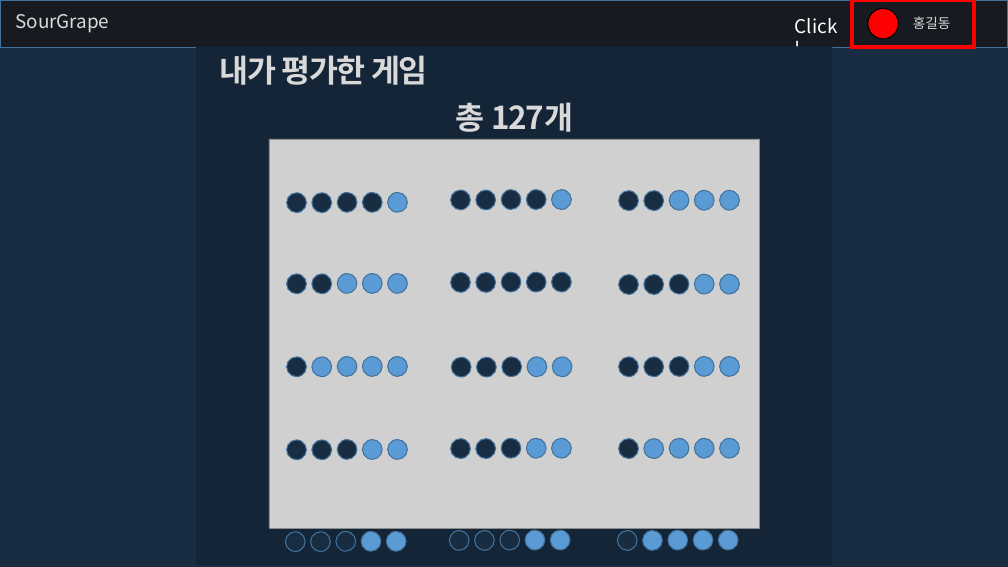
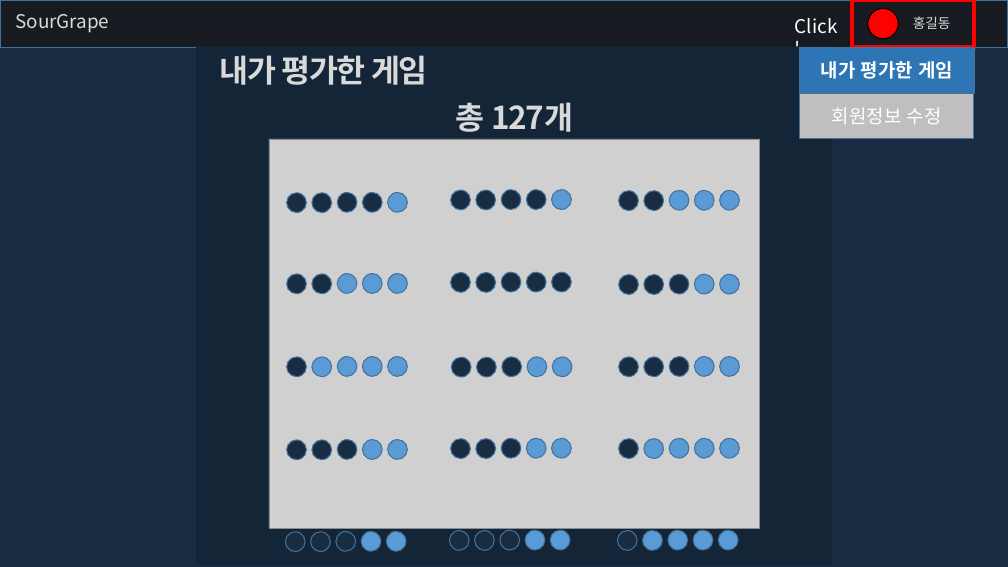
Before and after one commit to grapgrap/SourGrape, a slide deck: slide 5 of !Document/개발자료/Design/UI.pptx. Drawn at 1008x567 pixels with LibreOffice and Linux fonts; fonts in the diff are those of the drawing; grey boxes stand for pictures. Boxes give left, top, right and bottom in pixels: in the first picture for what was removed or moved away, otherwise in the second. Text is boxed around its words. In the diff, an @@ line names an element or a change of style, - is before the commit and + after.

Commit message:
UI 수정 및 추가
1. 5번 UI 마이페이지 접속시, 내가 평
가한 게임과 회원 정보 수정 2가지로 뜰 수 있게 수정
2. 회원 가입 UI 추가
3. 회원 정보 수정 UI 추가
4. 로그인 UI 추가

```diff
--- a/!Document/개발자료/Design/UI.pptx
+++ b/!Document/개발자료/Design/UI.pptx
@@ rectangle added at bbox=[800, 47, 975, 93], fill #2E75B6, outline #43739E 1 pt, 18 pt, text #FFFFFF, bold @@
+내가 평가한 게임
@@ rectangle added at bbox=[800, 93, 974, 139], fill #BFBFBF, outline #43739E 1 pt, 18 pt, text #FFFFFF @@
+회원정보 수정
```
Also in this commit, not shown: 3 slides added.
